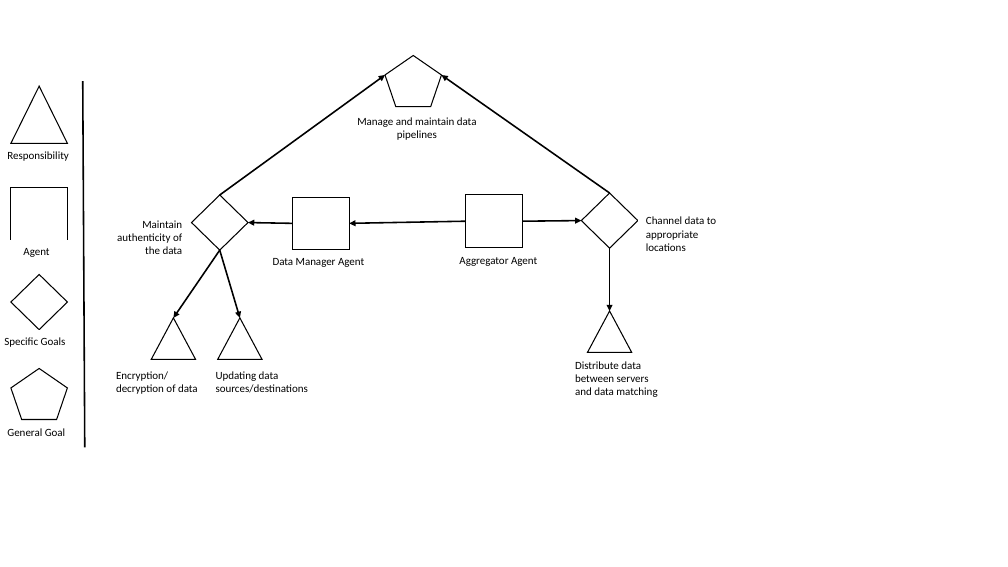
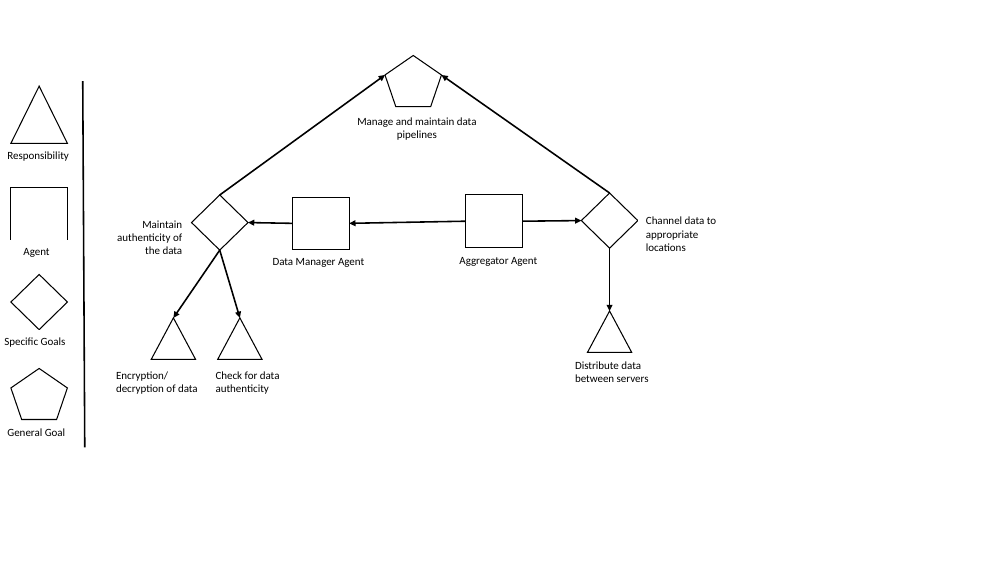
Before and after one commit to zxingz/Thesis, a slide deck: slide 6 of Risk Models.pptx. Drawn at 1008x567 pixels with LibreOffice and Linux fonts; fonts in the diff are those of the drawing. Boxes give left, top, right and bottom in pixels: in the first picture for what was removed or moved away, otherwise in the second. Text is boxed around its words. In the diff, an @@ line names an element or a change of style, - is before the commit and + after.

```diff
--- a/Risk Models.pptx
+++ b/Risk Models.pptx
@@ rectangle "Distribute data between servers": place and size @@
-rectangle "Distribute data between servers" at bbox=[568, 355, 669, 402]
+rectangle "Distribute data between servers" at bbox=[568, 355, 669, 389]
@@ text in rectangle at bbox=[216, 371, 280, 394]: text changed @@
-Updating data sources/destinations
+Check for data authenticity
@@ text in rectangle at bbox=[575, 361, 649, 382]: text changed @@
-Distribute data between servers and data matching
+Distribute data between servers
```
Also in this commit, not shown: 2 other slides changed, 14 other files.
